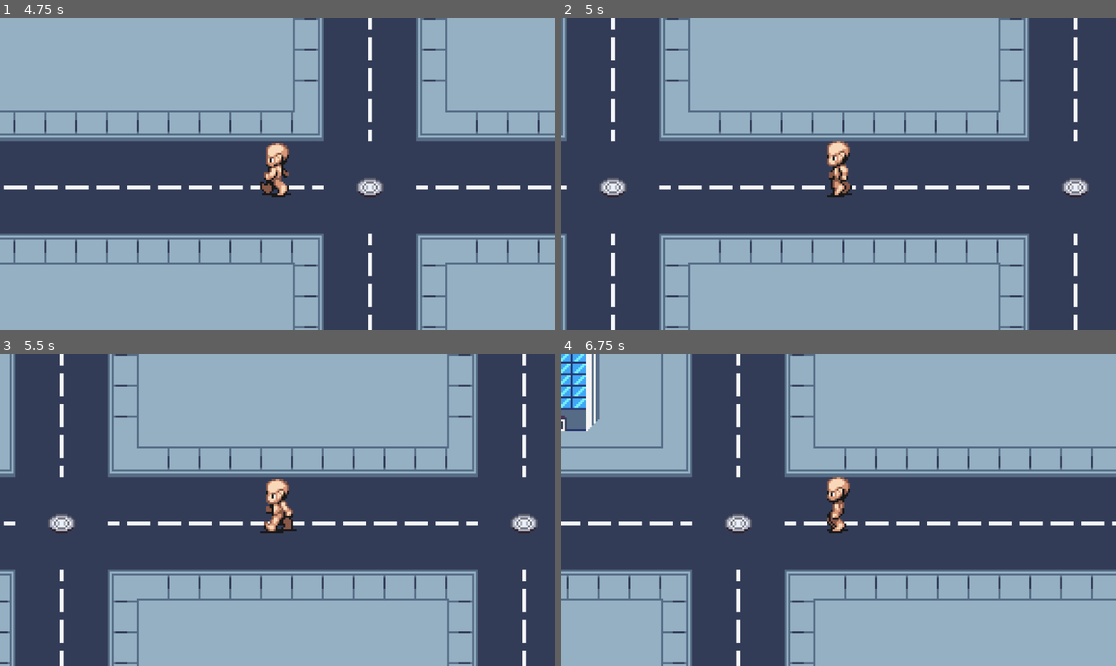
Above: before the commit, frames 1-4 (two rows, left to right).
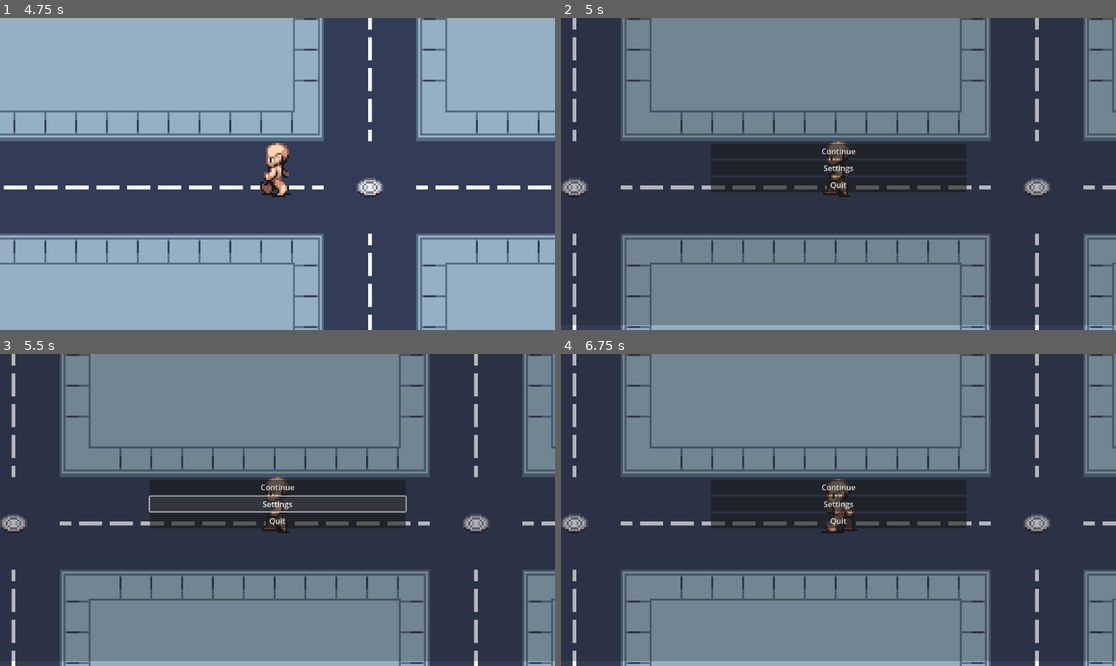
Above: after the commit, the same moments.

Repository: Arz-zrs/gameseed-exercise
Game: Godot game, scene res://scenes/start_menu.tscn
Two runs of this game, one before a commit and one after it. Both use one fixed random seed, a clock stepped at 60 frames per second and the inputs below.
Inputs (mouse positions are in pixels of both pictures, inside the frame that each line leads up to):
- Up to frame 1 (4.75 s): click "Press Any Key" at 0.5 s; tap Enter at 1.25 s; hold D (right) 1.28-2.03 s; hold S (down) 2.03-2.78 s; hold D (right) 2.78-3.53 s; hold W (up) 3.53-4.28 s; hold A (left) from 4.28 s (still down)
- Up to frame 2 (5 s): keep holding A (left); tap Space (pause, bound only after the commit) at 4.9 s
- Up to frame 3 (5.5 s): release A (left) at 5 s; click (277, 503) at 5 s, where only the run after the commit has a clickable "Settings"
- Up to frame 4 (6.75 s): click (838, 488) at 5.75 s, where only the run after the commit has a clickable "Continue"; tap Space (pause, bound only after the commit) at 6.5 s; hold A (left) from 6.53 s (still down)

Frame 1 is identical in both runs. In frame 2, 64% of the frame differs, in the area x 0-100%, y 0-100%; in frame 3, 65%; in frame 4, 76%.

Commit message:
Add paused menu

Diff:
--- a/project.godot
+++ b/project.godot
@@ -37,6 +37,11 @@
 "events": [Object(InputEventKey,"resource_local_to_scene":false,"resource_name":"","device":-1,"window_id":0,"alt_press …(192 unchanged characters)…
 ]
 }
+pause={
+"deadzone": 0.2,
+"events": [Object(InputEventKey,"resource_local_to_scene":false,"resource_name":"","device":-1,"window_id":0,"alt_pressed":false,"shift_pressed":false,"ctrl_pressed":false,"meta_pressed":false,"pressed":false,"keycode":0,"physical_keycode":32,"key_label":0,"unicode":32,"location":0,"echo":false,"script":null)
+]
+}
 
 [rendering]
 
--- /dev/null
+++ b/scenes/1259.gd
@@ -0,0 +1,15 @@
+extends Node2D
+
+
+# Called when the node enters the scene tree for the first time.
+func _ready() -> void:
+	pass # Replace with function body.
+
+
+# Called every frame. 'delta' is the elapsed time since the previous frame.
+func _process(delta: float) -> void:
+
+	if Input.is_action_just_pressed("pause"):
+		$PauseMenu.visible = true
+		get_tree().paused = true
+	pass
--- a/scenes/1259.tscn
+++ b/scenes/1259.tscn
@@ -1,7 +1,9 @@
-[gd_scene load_steps=5 format=4 uid="uid://1qxi58usgg3m"]
-
+[gd_scene load_steps=7 format=4 uid="uid://1qxi58usgg3m"]
+
+[ext_resource type="Script" uid="uid://dphglphfq3cs6" path="res://scenes/1259.gd" id="1_6y46x"]
 [ext_resource type="Texture2D" uid="uid://lj1f6b38m373" path="res://assets/CP_V1.0.4.png" id="1_ix2oe"]
 [ext_resource type="PackedScene" uid="uid://c2gt0o6tkfjo" path="res://scenes/player.tscn" id="2_vd0wn"]
+[ext_resource type="Script" uid="uid://dgys7kkt45n3p" path="res://scenes/pause_menu.gd" id="4_48uhi"]
 
 [sub_resource type="TileSetAtlasSource" id="TileSetAtlasSource_vd0wn"]
 texture = ExtResource("1_ix2oe")
@@ -401,6 +403,7 @@
 sources/0 = SubResource("TileSetAtlasSource_vd0wn")
 
 [node name="1259" type="Node2D"]
+script = ExtResource("1_6y46x")
 
 [node name="Layer0" type="TileMapLayer" parent="."]
 texture_filter = 1
@@ -419,3 +422,43 @@
 
 [node name="Camera2D" type="Camera2D" parent="Player"]
 zoom = Vector2(4, 4)
+
+[node name="PauseMenu" type="CanvasLayer" parent="."]
+process_mode = 3
+visible = false
+script = ExtResource("4_48uhi")
+
+[node name="ColorRect" type="ColorRect" parent="PauseMenu"]
+offset_right = 1159.0
+offset_bottom = 638.0
+color = Color(0.0980392, 0.0980392, 0.0980392, 0.286275)
+
+[node name="VBoxContainer" type="VBoxContainer" parent="PauseMenu"]
+anchors_preset = 8
+anchor_left = 0.5
+anchor_top = 0.5
+anchor_right = 0.5
+anchor_bottom = 0.5
+offset_left = -265.5
+offset_top = -63.5
+offset_right = 265.5
+offset_bottom = 63.5
+grow_horizontal = 2
+grow_vertical = 2
+
+[node name="continue" type="Button" parent="PauseMenu/VBoxContainer"]
+layout_mode = 2
+text = "Continue"
+
+[node name="settings" type="Button" parent="PauseMenu/VBoxContainer"]
+layout_mode = 2
+size_flags_vertical = 4
+text = "Settings"
+
+[node name="quit" type="Button" parent="PauseMenu/VBoxContainer"]
+layout_mode = 2
+size_flags_vertical = 4
+text = "Quit"
+
+[connection signal="pressed" from="PauseMenu/VBoxContainer/continue" to="PauseMenu" method="_on_button_pressed"]
+[connection signal="pressed" from="PauseMenu/VBoxContainer/quit" to="PauseMenu" method="_on_quit_pressed"]
--- /dev/null
+++ b/scenes/pause_menu.gd
@@ -0,0 +1,22 @@
+extends CanvasLayer
+
+
+# Called when the node enters the scene tree for the first time.
+func _ready() -> void:
+	pass # Replace with function body.
+
+
+# Called every frame. 'delta' is the elapsed time since the previous frame.
+func _process(delta: float) -> void:
+	pass
+
+
+func _on_button_pressed() -> void:
+	visible = false
+	get_tree().paused = false
+	pass # Replace with function body.
+
+
+func _on_quit_pressed() -> void:
+	get_tree().quit()
+	pass # Replace with function body.
--- a/scenes/start_menu.tscn
+++ b/scenes/start_menu.tscn
@@ -6,9 +6,9 @@
 [node name="StartMenu" type="Node2D"]
 script = ExtResource("1_ouf4f")
 
-[node name="CanvasLayer" type="CanvasLayer" parent="."]
+[node name="StartMenu" type="CanvasLayer" parent="."]
 
-[node name="Label" type="Label" parent="CanvasLayer"]
+[node name="Label" type="Label" parent="StartMenu"]
 offset_left = 422.0
 offset_top = 44.0
 offset_right = 766.0
@@ -16,7 +16,7 @@
 theme_override_font_sizes/font_size = 64
 text = "Start Menu"
 
-[node name="Button" type="Button" parent="CanvasLayer"]
+[node name="Button" type="Button" parent="StartMenu"]
 offset_left = 490.0
 offset_top = 484.0
 offset_right = 712.0
Not shown, added: scenes/1259.gd.uid
Not shown, added: scenes/pause_menu.gd.uid
